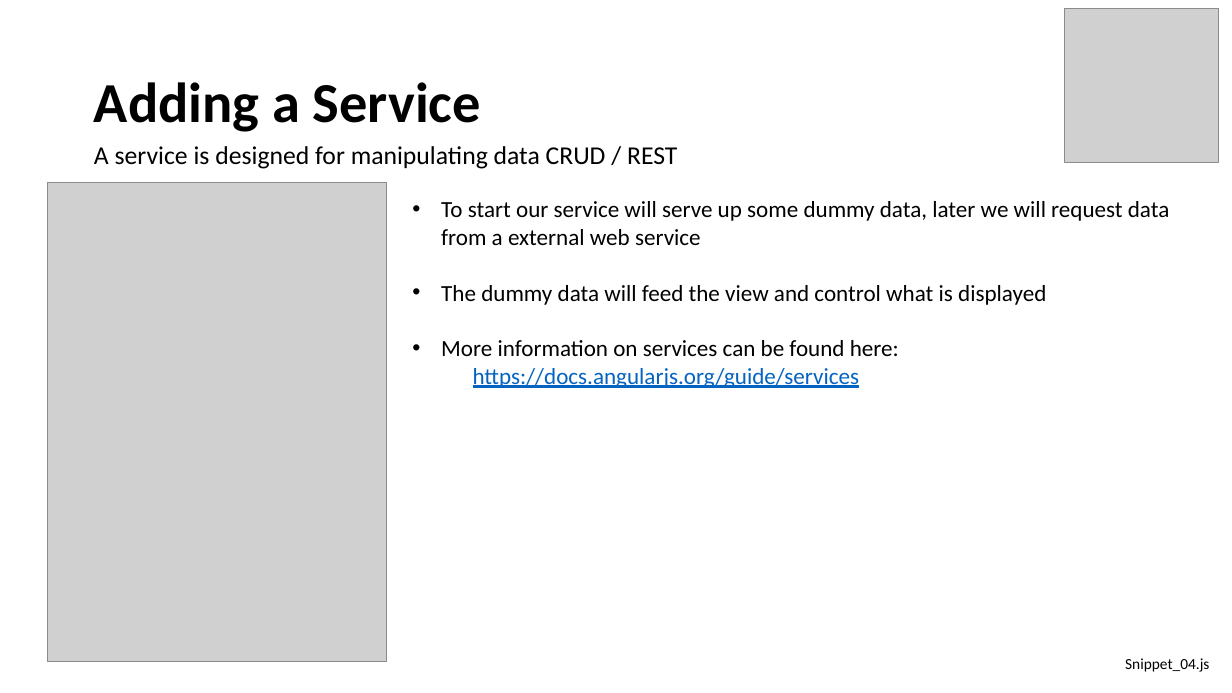
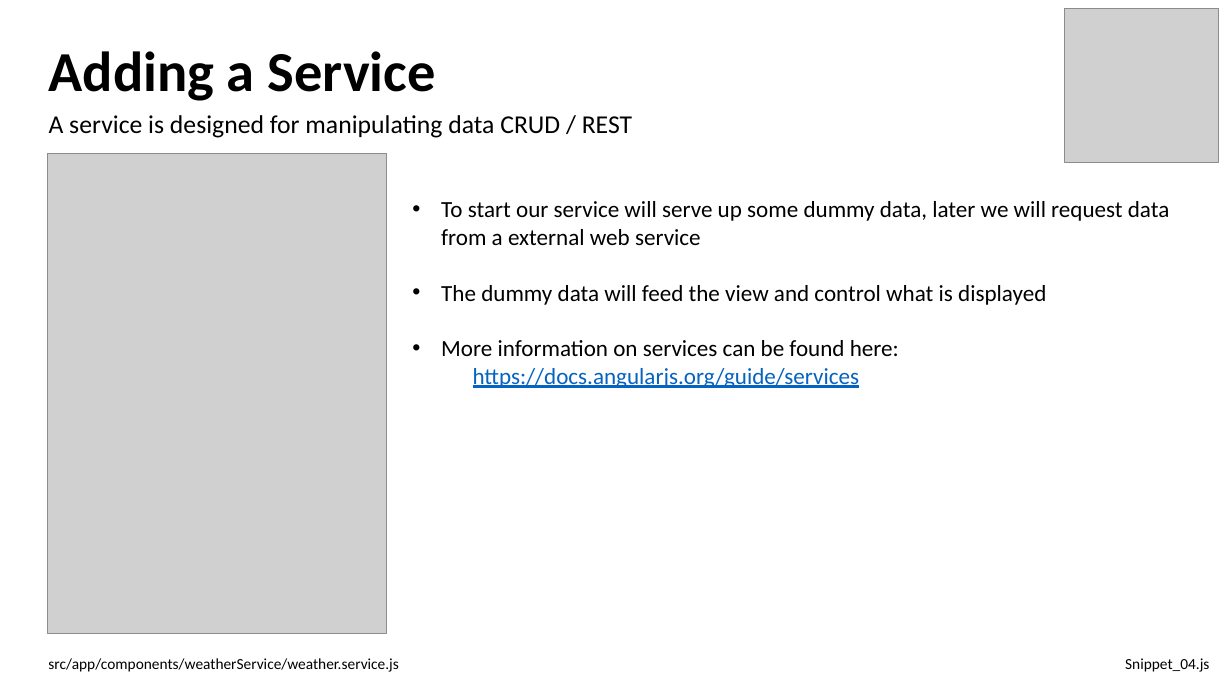
Before and after one commit to weiljx/weatherNg, a slide deck: slide 14 of Getting Started with Angular.pptx. Drawn at 1232x693 pixels with LibreOffice and Linux fonts; fonts in the diff are those of the drawing; grey boxes stand for pictures. Boxes give left, top, right and bottom in pixels: in the first picture for what was removed or moved away, otherwise in the second. Text is boxed around its words. In the diff, an @@ line names an element or a change of style, - is before the commit and + after.

```diff
--- a/Getting Started with Angular.pptx
+++ b/Getting Started with Angular.pptx
@@ title "Adding a Service": place and size @@
-title "Adding a Service" at box(94, 82, 481, 132)
+title "Adding a Service" at box(49, 51, 435, 101)
@@ text "A service is designed for ...": place and size @@
-text "A service is designed for ..." at box(94, 146, 677, 169)
+text "A service is designed for ..." at box(49, 115, 632, 138)
@@ picture: place and size @@
-picture at box(48, 182, 387, 662)
+picture at box(48, 153, 387, 633)
@@ text added at box(48, 658, 398, 672), 12 pt, text #000000 @@
+src/app/components/weatherService/weather.service.js
```
Also in this commit, not shown: 12 other slides changed, 10 other files.
